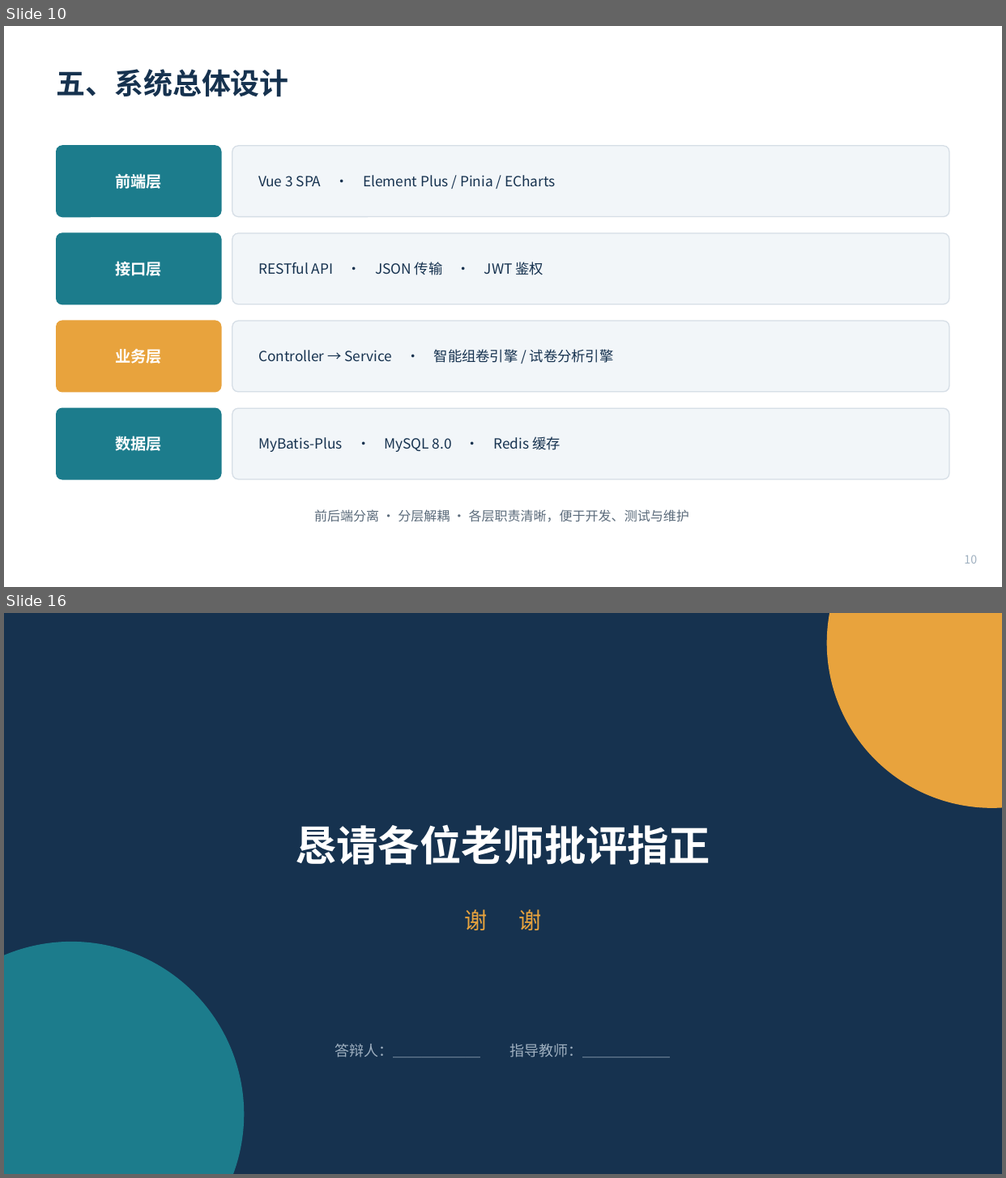
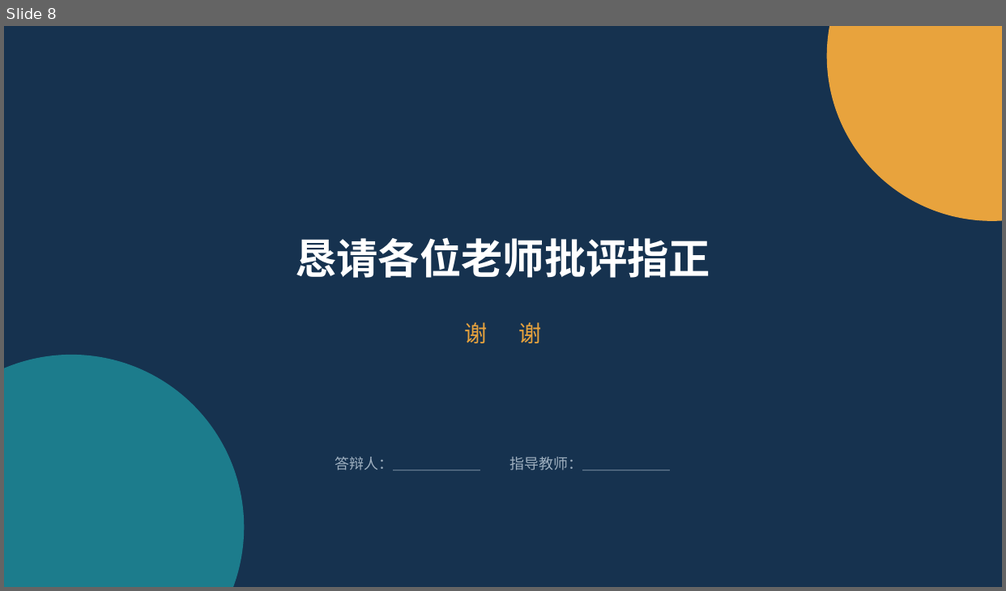
Before and after one commit to esneighbour9/Intelligent-Test-Paper-Generation-and-Analysis, a slide deck: docs/08-答辩/开题答辩.pptx. Shown one above the other, each under a label of ours: slides 10 and 16 before the commit, slide 8 after it; the slides between them are not shown. The pictures are 1006x1178 and 1006x591 pixels, drawn with LibreOffice and Linux fonts; fonts in the diff are those of the drawing. Boxes give left, top, right and bottom in pixels: in the first picture for what was removed or moved away, otherwise in the second. Text is boxed around its words. In the diff, an @@ line names an element or a change of style, - is before the commit and + after.

```diff
--- a/docs/08-答辩/开题答辩.pptx
+++ b/docs/08-答辩/开题答辩.pptx
@@ slide 10 removed at bbox=[4, 26, 1002, 587], background #FFFFFF @@
@@ text removed at bbox=[57, 69, 289, 97] @@
-五、系统总体设计
@@ rounded rectangle removed at bbox=[57, 146, 221, 217] @@
@@ rounded rectangle removed at bbox=[232, 146, 949, 217] @@
@@ text removed at bbox=[115, 174, 162, 189] @@
-前端层
@@ text removed at bbox=[258, 175, 555, 187] @@
-Vue 3 SPA · Element Plus / Pinia / ECharts
@@ rounded rectangle removed at bbox=[57, 233, 221, 305] @@
@@ rounded rectangle removed at bbox=[232, 233, 949, 305] @@
@@ text removed at bbox=[115, 261, 162, 276] @@
-接口层
@@ text removed at bbox=[258, 262, 544, 275] @@
-RESTful API · JSON 传输 · JWT 鉴权
@@ rounded rectangle removed at bbox=[57, 321, 221, 392] @@
@@ rounded rectangle removed at bbox=[232, 321, 949, 392] @@
@@ text removed at bbox=[115, 348, 162, 364] @@
-业务层
@@ text removed at bbox=[258, 349, 614, 363] @@
-Controller → Service · 智能组卷引擎 / 试卷分析引擎
@@ rounded rectangle removed at bbox=[57, 408, 221, 480] @@
@@ rounded rectangle removed at bbox=[232, 408, 949, 480] @@
@@ text removed at bbox=[115, 436, 162, 451] @@
-数据层
@@ text removed at bbox=[258, 437, 560, 452] @@
-MyBatis-Plus · MySQL 8.0 · Redis 缓存
@@ text removed at bbox=[314, 510, 689, 523] @@
-前后端分离 · 分层解耦 · 各层职责清晰，便于开发、测试与维护
@@ text removed at bbox=[964, 555, 977, 564] @@
-10
@@ what was slide 16 is now slide 8 @@
```
Also in this commit, not shown: 5 slides changed, 1 slide added, 8 other slides removed, 1 other file.
